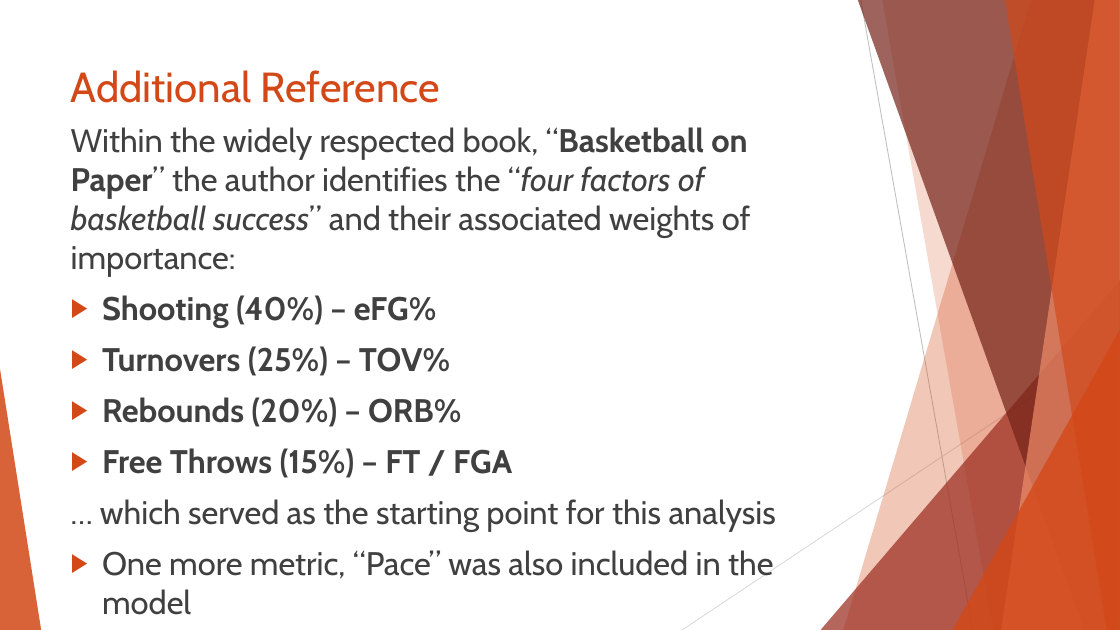
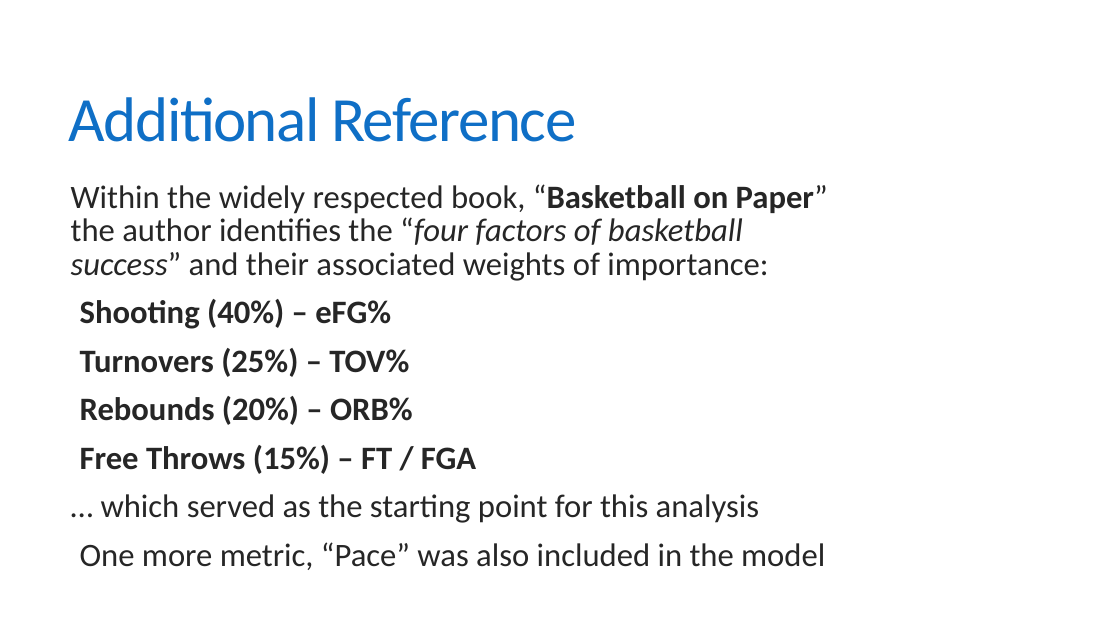
Before and after one commit to dlgoldman/DS-SF-30, a slide deck: slide 7 of final-project/3/Final_Project_3_David_Goldman.pptx. Drawn at 1120x630 pixels with LibreOffice and Linux fonts; fonts in the diff are those of the drawing. Boxes give left, top, right and bottom in pixels: in the first picture for what was removed or moved away, otherwise in the second. Text is boxed around its words. In the diff, an @@ line names an element or a change of style, - is before the commit and + after.

```diff
--- a/final-project/3/Final_Project_3_David_Goldman.pptx
+++ b/final-project/3/Final_Project_3_David_Goldman.pptx
@@ title "Additional Reference": place and size @@
-title "Additional Reference" at [71,70,440,103]
+title "Additional Reference" at [69,97,576,142]
@@ title "Additional Reference" at [69,97,576,142]: size 36 to 54 pt, font Cabin to Calibri, text colour #D34817 to #0F6FC6, letter spacing 0 to -1.2 pt; line spacing 1 to 0.85; vertical alignment top to middle @@
@@ text "Within the widely respected book, ...": place and size @@
-text "Within the widely respected book, ..." at [71,127,776,615]
+text "Within the widely respected book, ..." at [71,184,828,570]
@@ text "Within the widely respected book, ..." at [71,184,828,570]: font Cabin to Calibri, text colour #404040 to #262626; line spacing 1 to 0.85; more space between paragraphs; bullet ▶ to   @@
@@ group removed at [0,0,1120,630]: 5 freeform shapes, 3 triangles, 2 lines @@
```
Also in this commit, not shown: 10 other slides changed, 2 other files.
